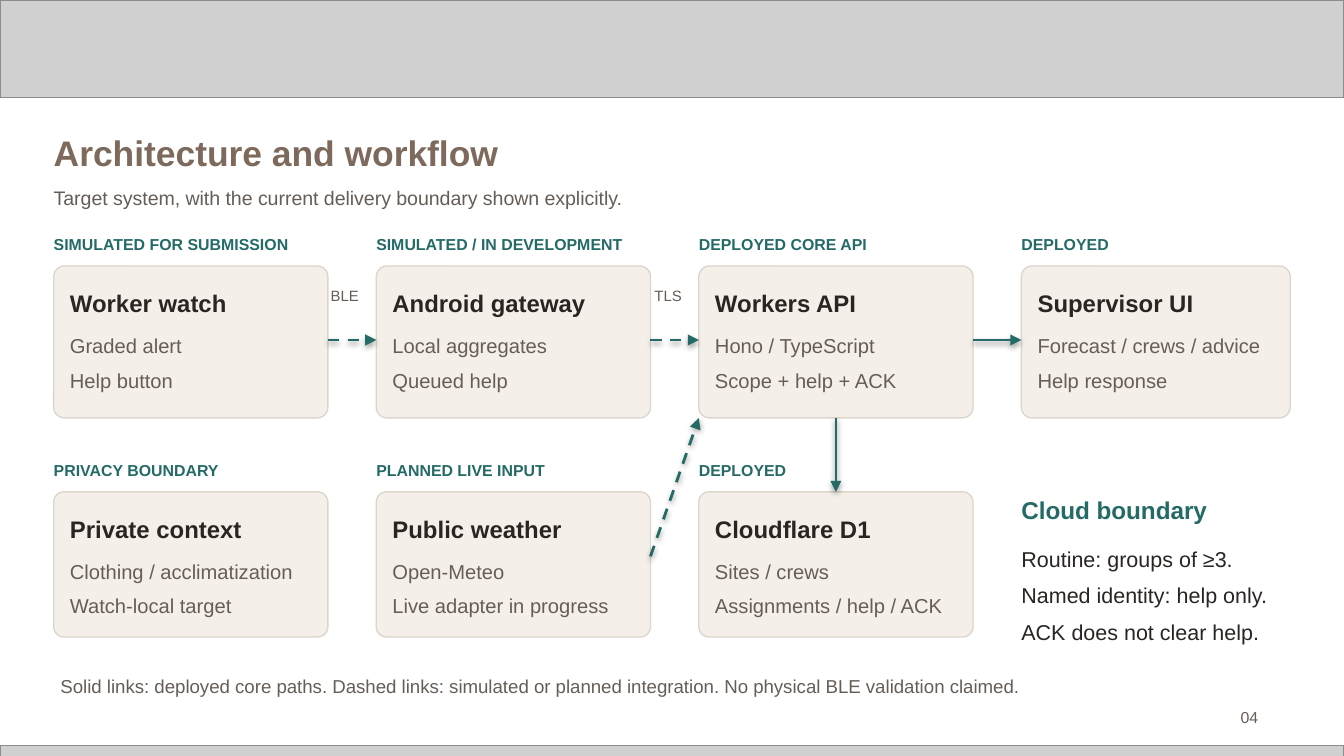
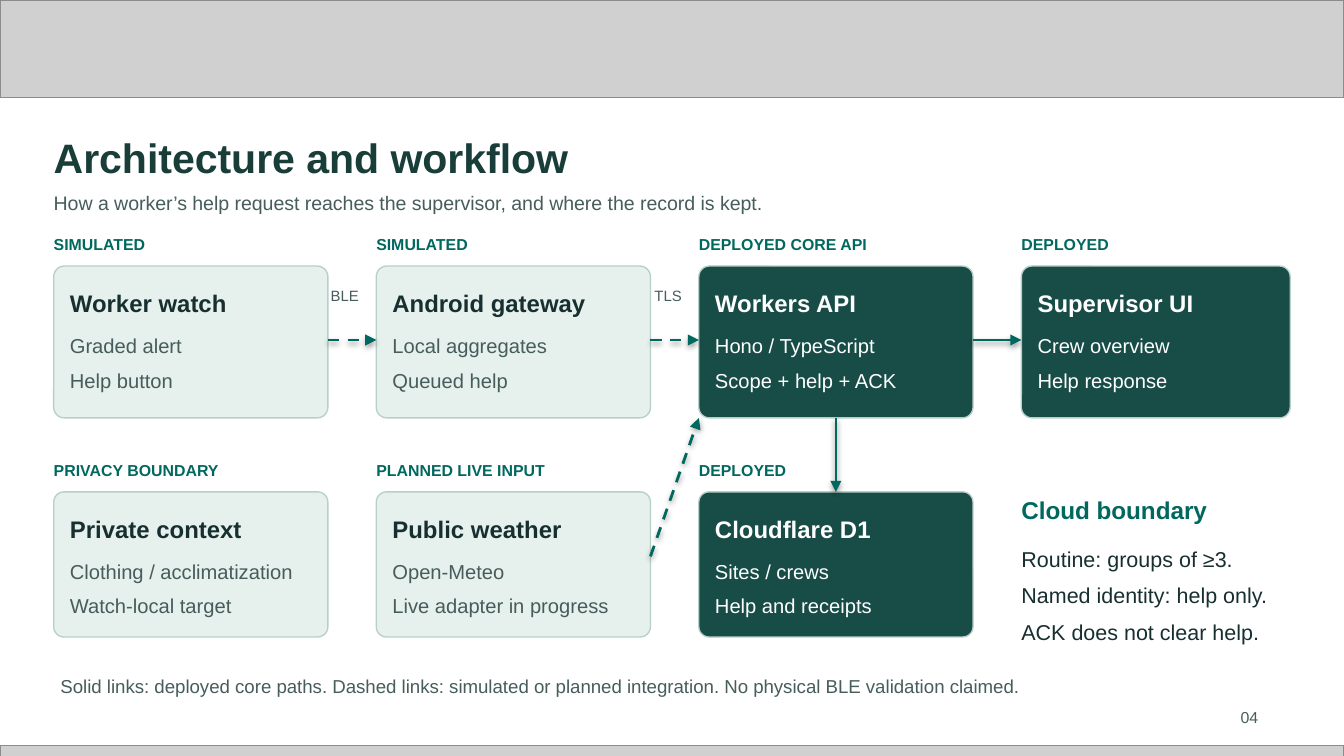
Before and after one commit to sammydamz/exaclim, a slide deck: slide 4 of downloads/submission/Exaclim_Future_Health_Submission.pptx. Drawn at 1344x756 pixels with LibreOffice and Linux fonts; fonts in the diff are those of the drawing; grey boxes stand for pictures. Boxes give left, top, right and bottom in pixels: in the first picture for what was removed or moved away, otherwise in the second. Text is boxed around its words. In the diff, an @@ line names an element or a change of style, - is before the commit and + after.

Commit message:
Improve submission slide hierarchy, evidence layout and architecture legibility

```diff
--- a/downloads/submission/Exaclim_Future_Health_Submission.pptx
+++ b/downloads/submission/Exaclim_Future_Health_Submission.pptx
@@ text "Architecture and workflow" at box(54, 143, 569, 174): size 19 to 22 pt, text colour #7D6A5C to #193E3A @@
@@ text at box(54, 196, 762, 214): text changed; text colour #665D56 to #465D5B @@
-Target system, with the current delivery boundary shown explicitly.
+How a worker’s help request reaches the supervisor, and where the record is kept.
@@ text at box(54, 239, 145, 250): text changed; text colour #246A66 to #00685E @@
-SIMULATED FOR SUBMISSION
+SIMULATED
@@ text at box(376, 239, 467, 250): text changed; text colour #246A66 to #00685E @@
-SIMULATED / IN DEVELOPMENT
+SIMULATED
@@ arrow (328, 340) - (376, 340): stroke #246A66 1.5 pt dashed to #00685E 1.5 pt dashed @@
@@ arrow (650, 340) - (699, 340): stroke #246A66 1.5 pt dashed to #00685E 1.5 pt dashed @@
@@ text "Hono / TypeScript" at box(715, 338, 896, 392): text colour #665D56 to #FFFFFF @@
@@ arrow (973, 340) - (1021, 340): stroke #246A66 1.5 pt to #00685E 1.5 pt @@
@@ text at box(1038, 338, 1170, 354): text changed; text colour #665D56 to #FFFFFF @@
-Forecast / crews / advice
+Crew overview
@@ text at box(1038, 373, 1168, 392): text colour #665D56 to #FFFFFF in "Help response" @@
@@ arrow (650, 556) - (699, 418): stroke #246A66 1.5 pt dashed to #00685E 1.5 pt dashed @@
@@ arrow (836, 418) - (836, 492): stroke #246A66 1.5 pt to #00685E 1.5 pt @@
@@ fill #F4F0E9 to #E6F0EC; outline #DCD5CC 0.7 pt to #B8CFC8 0.7 pt in 4 elements at box(54, 266, 328, 418), box(376, 266, 650, 418), box(54, 492, 328, 637), box(376, 492, 650, 637) @@
@@ fill #F4F0E9 to #174C47; outline #DCD5CC 0.7 pt to #B8CFC8 0.7 pt in 3 elements at box(699, 266, 973, 418), box(1021, 266, 1290, 418), box(699, 492, 973, 637) @@
@@ text colour #246A66 to #00685E in 6 elements at box(699, 239, 866, 250), box(1021, 239, 1108, 250), box(54, 465, 218, 476), box(376, 465, 545, 476), box(699, 465, 786, 476), box(1021, 501, 1207, 524) @@
@@ text colour #292522 to #FFFFFF in 3 elements at box(715, 294, 856, 313), box(1038, 294, 1193, 317), box(715, 520, 871, 539) @@
@@ text at box(715, 564, 829, 580): text colour #665D56 to #FFFFFF in "Sites / crews" @@
@@ text colour #292522 to #182F30 in 5 elements at box(70, 294, 227, 313), box(392, 294, 585, 317), box(70, 520, 241, 539), box(392, 520, 562, 539), box(1021, 551, 1267, 645) @@
@@ text at box(715, 598, 872, 618): text changed; text colour #665D56 to #FFFFFF @@
-Assignments / help / ACK
+Help and receipts
@@ text colour #665D56 to #465D5B in 8 elements at box(1241, 712, 1259, 723), box(70, 338, 182, 392), box(392, 338, 547, 392), box(331, 290, 359, 301), box(654, 290, 681, 301), box(70, 564, 292, 617), box(392, 565, 608, 617), box(60, 679, 1019, 697) @@
```
Also in this commit, not shown: 13 other slides changed, 7 other files.
